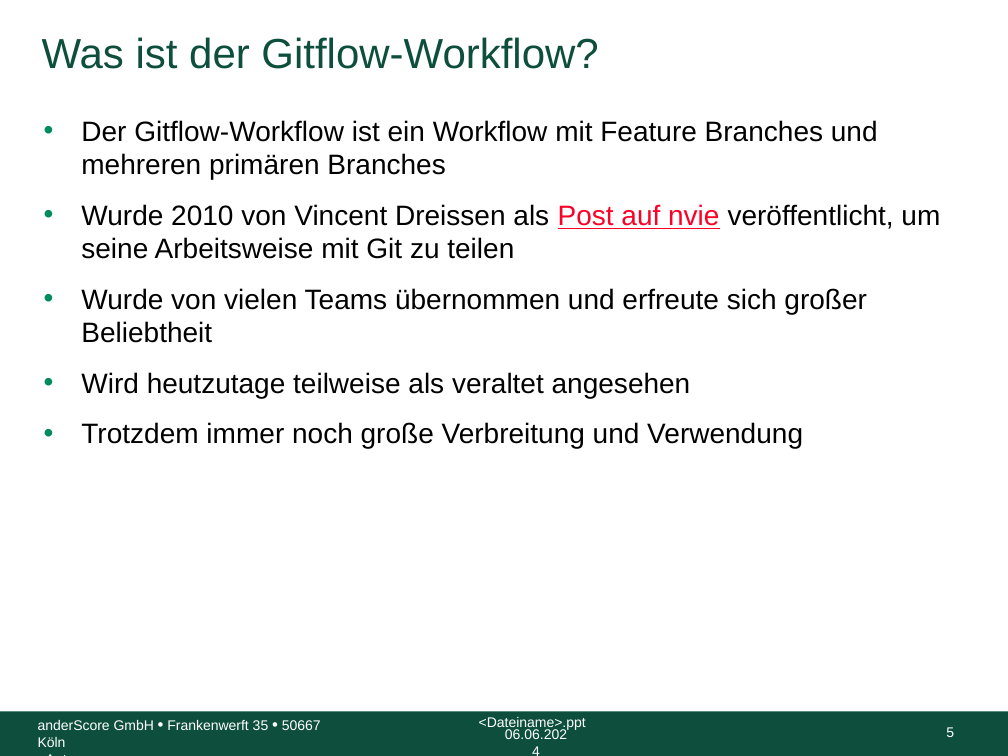
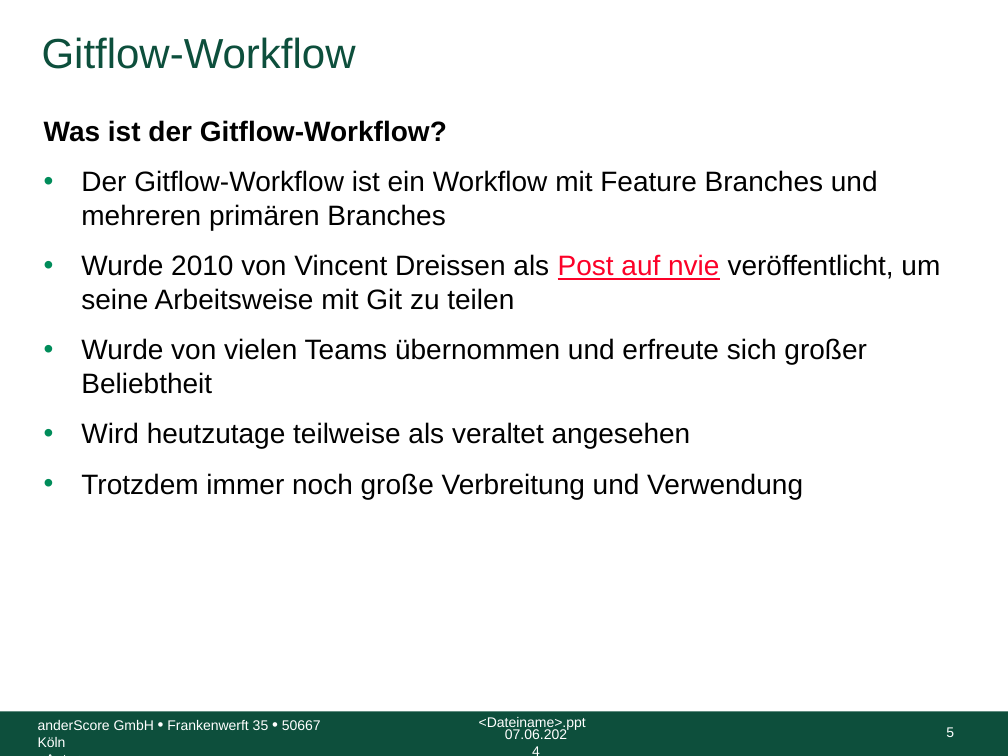
Before and after one commit to anderscore-gmbh/gitlab, a slide deck: slide 5 of slides/Tag-2_1-Gitflow-Workflow.pptx. Drawn at 1008x756 pixels with LibreOffice and Linux fonts; fonts in the diff are those of the drawing; background and template pictures are left out. Boxes give left, top, right and bottom in pixels: in the first picture for what was removed or moved away, otherwise in the second. Text is boxed around its words. In the diff, an @@ line names an element or a change of style, - is before the commit and + after.

Commit message:
Fix typos and slides

```diff
--- a/slides/Tag-2_1-Gitflow-Workflow.pptx
+++ b/slides/Tag-2_1-Gitflow-Workflow.pptx
@@ title at [42, 37, 356, 69]: text changed @@
-Was ist der Gitflow-Workflow?
+Gitflow-Workflow
@@ text at [44, 120, 447, 142]: paragraph added @@
+Was ist der Gitflow-Workflow?
@@ text at [505, 729, 567, 739]: text changed @@
-06.06.2024
+07.06.2024
```
Also in this commit, not shown: 36 other slides changed.
